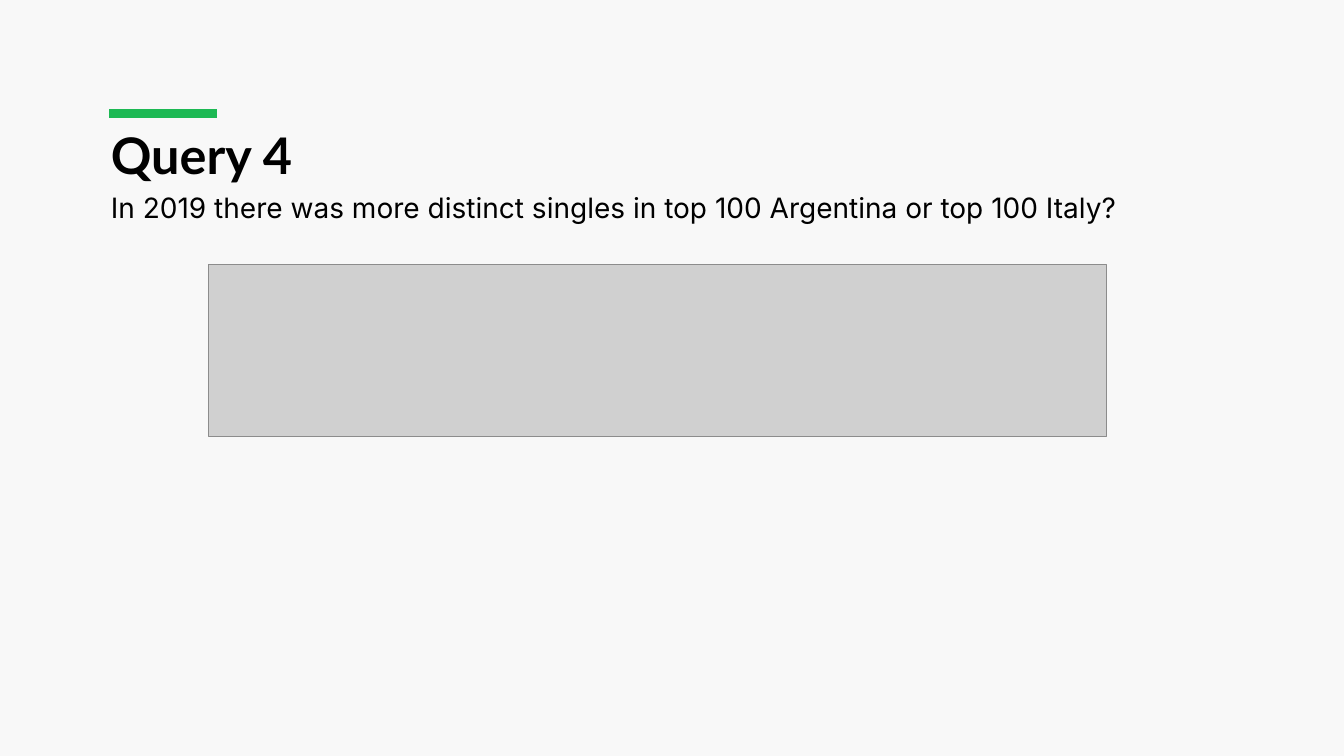
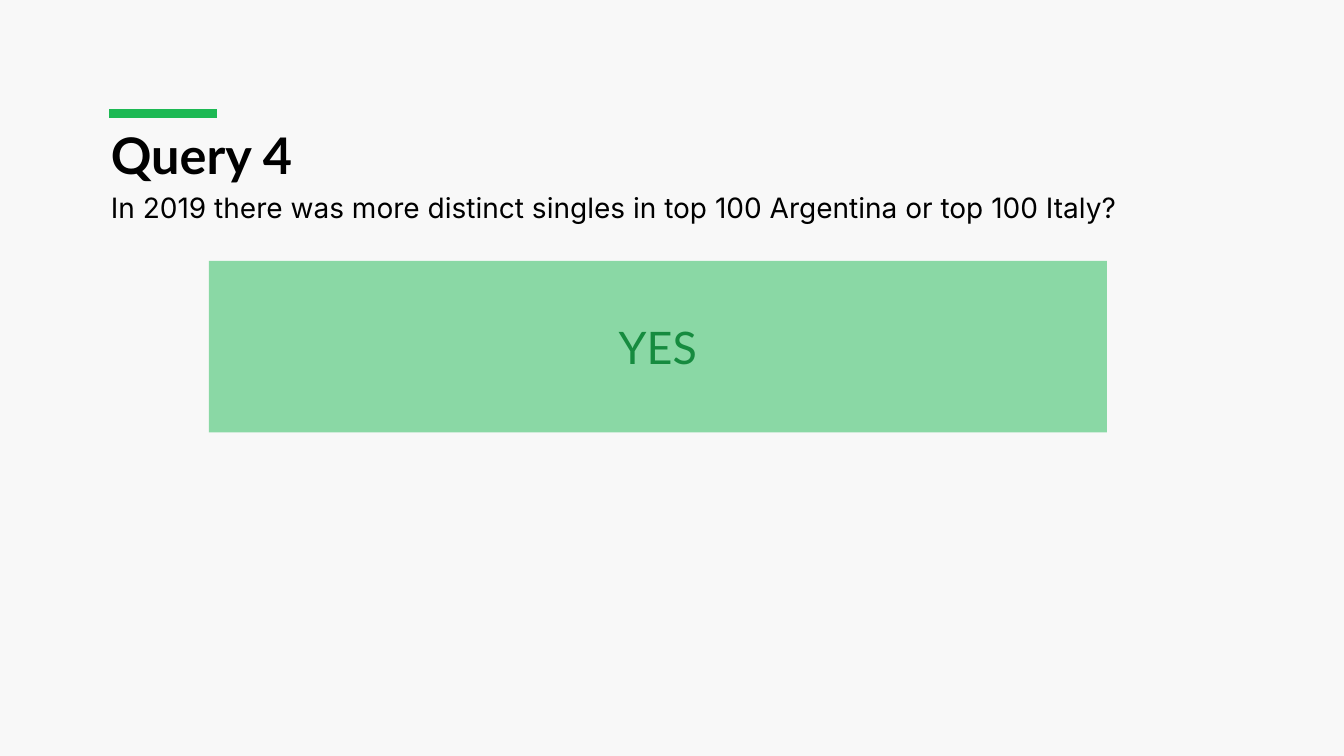
Before and after one commit to luca-martinelli-09/spotify-lod, a slide deck: slide 13 of Spotify_Presentation.pptx. Drawn at 1344x756 pixels with LibreOffice and Linux fonts; fonts in the diff are those of the drawing; grey boxes stand for pictures. Boxes give left, top, right and bottom in pixels: in the first picture for what was removed or moved away, otherwise in the second. Text is boxed around its words. In the diff, an @@ line names an element or a change of style, - is before the commit and + after.

```diff
--- a/Spotify_Presentation.pptx
+++ b/Spotify_Presentation.pptx
@@ picture removed at (209, 265, 1107, 437) @@
@@ rectangle added at (209, 261, 1107, 433), fill #1DB954 at 50% opacity, 32 pt, text #168B3F @@
+YES
```
Also in this commit, not shown: 14 other slides changed, 1 slide added, 1 slide removed, 1 other file.
